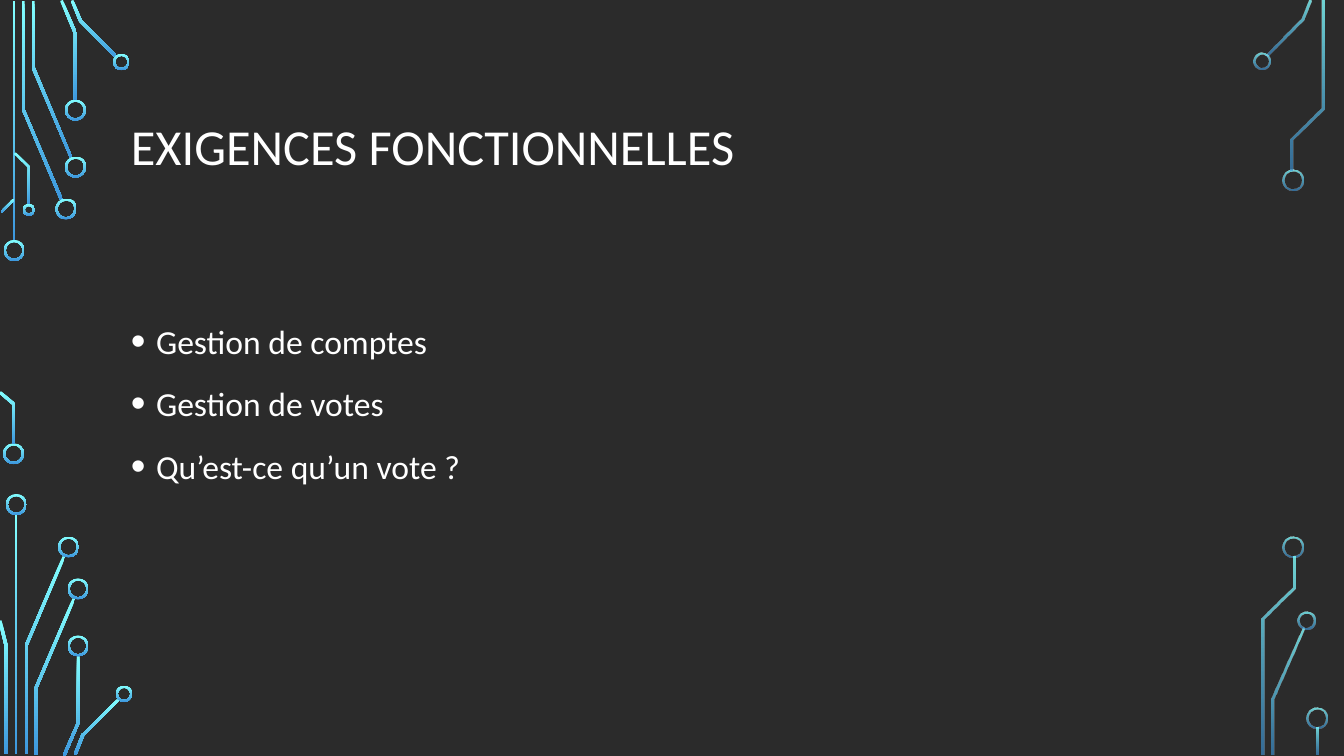
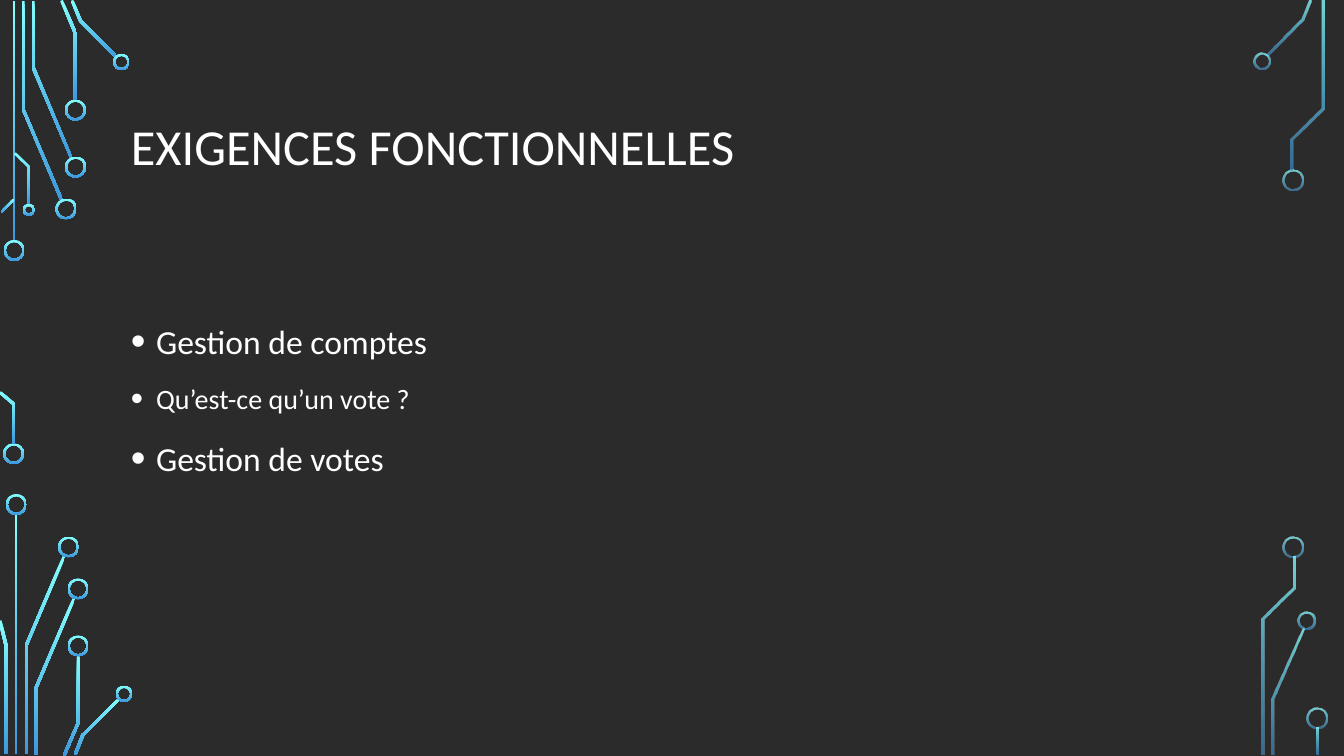
Before and after one commit to Smaylis13/ProjetM1, a slide deck: slide 2 of Modelisations/Presentation1 projet G3 DAPM.pptx. Drawn at 1344x756 pixels with LibreOffice and Linux fonts; fonts in the diff are those of the drawing; background and template pictures are left out; a plain dark background stands for a picture behind light text. Boxes give left, top, right and bottom in pixels: in the first picture for what was removed or moved away, otherwise in the second. Text is boxed around its words. In the diff, an @@ line names an element or a change of style, - is before the commit and + after.

```diff
--- a/Modelisations/Presentation1 projet G3 DAPM.pptx
+++ b/Modelisations/Presentation1 projet G3 DAPM.pptx
@@ text at <box>156,389,390,414</box>: paragraph added @@
+• Qu’est-ce qu’un vote ?
@@ text at <box>156,455,437,485</box>: paragraph removed @@
-• Qu’est-ce qu’un vote ?
```
Also in this commit, not shown: 2 other slides changed.
